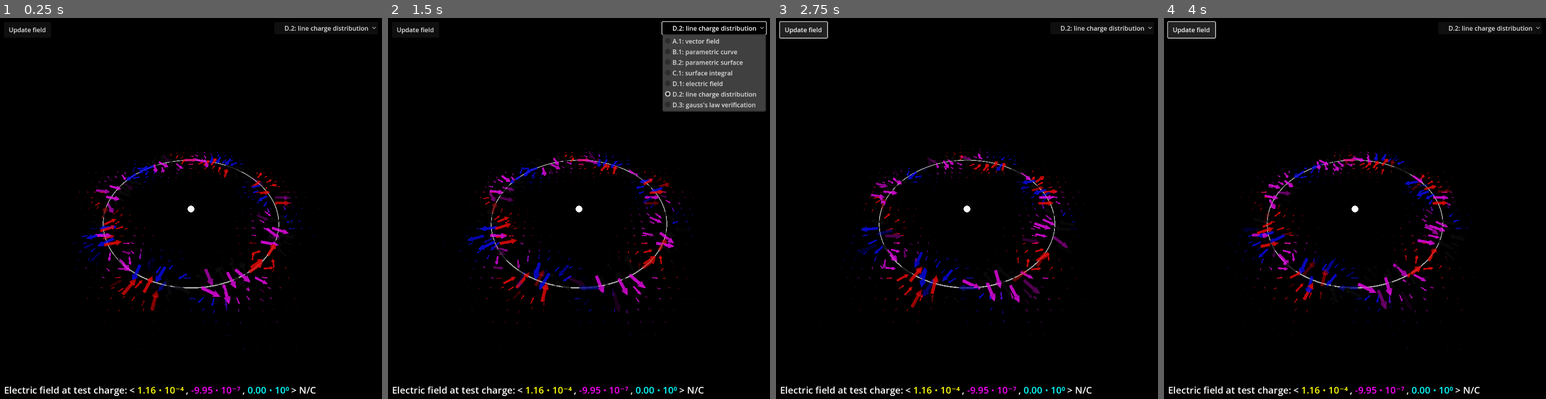
Above: before the commit, frames 1-4 (left to right).
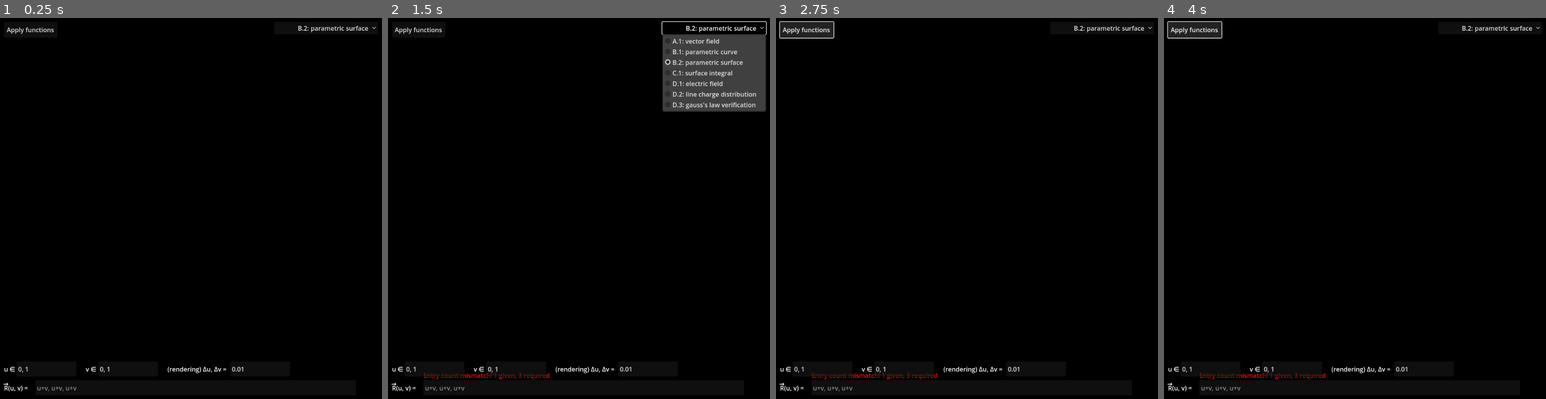
Above: after the commit, the same moments.

Repository: slotling/electromagnetism
Game: Godot game, scene res://Worlds/BaseWorlds/3d_world.tscn
The game is run twice, just before and just after one commit, with the same random seed, the same clock (stepped at 60 frames per second) and the same inputs.
Inputs:
- Up to frame 1 (0.25 s): no input
- Up to frame 2 (1.5 s): click "Update field" (after the commit: "Apply functions") at 0.5 s; click "D.2: line charge distribution" (after the commit: "B.2: parametric surface") at 1.25 s
- Up to frame 3 (2.75 s): click "Update field" (after the commit: "Apply functions") at 2 s
- Up to frame 4 (4 s): click "D.2: line charge distribution" (after the commit: "B.2: parametric surface") at 2.75 s; click "Update field" (after the commit: "Apply functions") at 3.5 s

The runs differ from the first frame. In frame 1, 3.5% of the frame differs, in the area x 0-97%, y 2-100%; in frame 2, 3.7%; in frame 3, 3.8%; in frame 4, 3.8%, in the area x 0-97%, y 0-100%.

Commit message:
parametric surfaces input

Diff:
--- a/Resources/Functions/function_controller.gd
+++ b/Resources/Functions/function_controller.gd
@@ -12,6 +12,24 @@
 var wend = 1.0
 var render_diff = 0.01
 var calculation_diff = 0.01
+
+# RANGES
+func get_ustart():
+	return ustart
+func get_uend():
+	return uend
+func get_vstart():
+	return vstart
+func get_vend():
+	return vend
+func get_wstart():
+	return wstart
+func get_wend():
+	return wend
+func get_render_diff():
+	return render_diff
+func get_calculation_diff():
+	return calculation_diff
 
 var invert_face_rendering = false
 
--- a/Resources/Functions/overrides/SPECIAL_function_input_override.gd
+++ b/Resources/Functions/overrides/SPECIAL_function_input_override.gd
@@ -1,6 +1,7 @@
 extends FunctionController
 
 var FUNCTION_PROVIDERS: Array[FunctionInput]
+var PARAMETER_PROVIDERS: Array[ParametricRangeInput] # usually only 1 element
 
 func call_provider(variables: Array[float], function_id):
 	for provider in FUNCTION_PROVIDERS:
@@ -23,3 +24,20 @@
 
 func P(u, v=0, w=0) -> float:
 	return call_provider([u, v, w], 4)
+
+func get_ustart():
+	return PARAMETER_PROVIDERS[0].simple_evaluate("ustart") if PARAMETER_PROVIDERS.size() > 0 else ustart
+func get_uend():
+	return PARAMETER_PROVIDERS[0].simple_evaluate("uend") if PARAMETER_PROVIDERS.size() > 0 else uend
+func get_vstart():
+	return PARAMETER_PROVIDERS[0].simple_evaluate("vstart") if PARAMETER_PROVIDERS.size() > 0 else vstart
+func get_vend():
+	return PARAMETER_PROVIDERS[0].simple_evaluate("vend") if PARAMETER_PROVIDERS.size() > 0 else vend
+func get_wstart():
+	return PARAMETER_PROVIDERS[0].simple_evaluate("wstart") if PARAMETER_PROVIDERS.size() > 0 else wstart
+func get_wend():
+	return PARAMETER_PROVIDERS[0].simple_evaluate("wend") if PARAMETER_PROVIDERS.size() > 0 else wend
+func get_render_diff():
+	return PARAMETER_PROVIDERS[0].simple_evaluate("render_diff") if PARAMETER_PROVIDERS.size() > 0 else render_diff
+func get_calculation_diff():
+	return PARAMETER_PROVIDERS[0].simple_evaluate("calculation_diff") if PARAMETER_PROVIDERS.size() > 0 else calculation_diff
--- a/Scenes/calculation_controllers/integration/SurfaceIntegralCalculationController.gd
+++ b/Scenes/calculation_controllers/integration/SurfaceIntegralCalculationController.gd
@@ -46,10 +46,10 @@
 	return value.dot(diffCross)
 
 func calculate_full_integral(use_analytical_R_partials=true):
-	var uscale = SurfaceScriptInstance.calculation_diff
-	var vscale = SurfaceScriptInstance.calculation_diff
-	var uintercept = SurfaceScriptInstance.ustart + SurfaceScriptInstance.calculation_diff/2 # locate at center of patch
-	var vintercept = SurfaceScriptInstance.vstart + SurfaceScriptInstance.calculation_diff/2 # locate at center of patch
+	var uscale = SurfaceScriptInstance.get_calculation_diff()
+	var vscale = SurfaceScriptInstance.get_calculation_diff()
+	var uintercept = SurfaceScriptInstance.get_ustart() + SurfaceScriptInstance.get_calculation_diff()/2 # locate at center of patch
+	var vintercept = SurfaceScriptInstance.get_vstart() + SurfaceScriptInstance.get_calculation_diff()/2 # locate at center of patch
 
 	var sum = 0
 	var u = uintercept
@@ -59,10 +59,10 @@
 
 	# FIRST PASS: unmodified numerical quadrature
 	var areas = 0
-	while u < SurfaceScriptInstance.uend:
+	while u < SurfaceScriptInstance.get_uend():
 		var v = vintercept
 		var u2 = u + uscale
-		while v < SurfaceScriptInstance.vend:
+		while v < SurfaceScriptInstance.get_vend():
 			var v2 = v + vscale
 			var integrand = calculate_integrand(u, v, u2, v2) if not use_analytical_R_partials else calculate_integrand_using_analytical_R_partials(u, v, uscale, vscale)
 
--- a/Scenes/canvas_layers/information_inputs/function_input.gd
+++ b/Scenes/canvas_layers/information_inputs/function_input.gd
@@ -9,7 +9,7 @@
 ## Refer to Resources/Functions/overrides/SPECIAL_function_input_override.gd
 @export_range(0, 4) var overriding_function_id:int = 0
 
-const OPERATION_SYMBOLS = ["+", "-", "*", "/", ",", "#"]
+const OPERATION_SYMBOLS = ["+", "-", "*", "/", ",", "#"] # '#' is a dummy symbol
 
 var FunctionScriptInstances
 
@@ -92,7 +92,7 @@
 	pass
 	#$Control/Button.disabled = error != ""
 
-func _on_button_pressed() -> bool:
+func set_inputs() -> bool:
 	text = $Control/LineEdit.text
 	var processed_string: String = text.replace(" ", "").replace("^", "**")
 	string_expressions = processed_string.split(",")
@@ -105,12 +105,14 @@
 		error = "Entry count mismatch! " + str(string_expressions.size()) + " given, " + str(entries) + " required"
 
 	if error == "":
-		var variables_test = []
-		variables_test.resize(variable_names.size())
-		variables_test.fill(67.67)
-		var evaluation = evaluate(variables_test, false)
-		if typeof(evaluation) == TYPE_DICTIONARY and "error" in evaluation:
-			error = evaluation["error"]
+		for testCase in [0, 1, 10]:
+			var variables_test = []
+			variables_test.resize(variable_names.size())
+			variables_test.fill(testCase)
+			var evaluation = evaluate(variables_test, true)
+			#print(evaluation)
+			if typeof(evaluation) == TYPE_DICTIONARY and "error" in evaluation:
+				error = evaluation["error"]
 
 	$Control/Label3.text = '[color="#ff1212"]' + error
 	return error == ""
--- a/Scenes/canvas_layers/information_inputs/function_input.tscn
+++ b/Scenes/canvas_layers/information_inputs/function_input.tscn
@@ -39,15 +39,6 @@
 offset_bottom = -4.0
 text = "→"
 
-[node name="Button" type="Button" parent="Control"]
-visible = false
-layout_mode = 0
-offset_left = 928.0
-offset_top = -24.0
-offset_right = 976.0
-offset_bottom = 16.0
-text = "Set!"
-
 [node name="Label3" type="RichTextLabel" parent="Control"]
 layout_mode = 0
 offset_left = 104.0
@@ -55,5 +46,3 @@
 offset_right = 912.0
 offset_bottom = -25.0
 bbcode_enabled = true
-
-[connection signal="pressed" from="Control/Button" to="." method="_on_button_pressed"]
--- a/Scenes/canvas_layers/information_inputs/function_input_updater.gd
+++ b/Scenes/canvas_layers/information_inputs/function_input_updater.gd
@@ -7,7 +7,7 @@
 	var error_inputs = false
 	for i in node_paths_of_function_inputs:
 		#print(get_node(i)._on_button_pressed())
-		error_inputs = error_inputs or not get_node(i)._on_button_pressed()
+		error_inputs = error_inputs or not get_node(i).set_inputs()
 	if error_inputs:
 		return
 	for i in node_paths_with_script_instance:
--- /dev/null
+++ b/Scenes/canvas_layers/information_inputs/parameter_subinput.gd
@@ -0,0 +1,14 @@
+extends Control
+class_name ParameterSubinput
+
+@export var is_an_interval = false
+@export var is_disabled = false
+
+# Called when the node enters the scene tree for the first time.
+func _ready() -> void:
+	pass # Replace with function body.
+
+
+# Called every frame. 'delta' is the elapsed time since the previous frame.
+func _process(delta: float) -> void:
+	pass
--- /dev/null
+++ b/Scenes/canvas_layers/information_inputs/parameter_subinput.tscn
@@ -0,0 +1,34 @@
+[gd_scene load_steps=2 format=3 uid="uid://da8ohuasllykb"]
+
+[ext_resource type="Script" uid="uid://7fv62ntauf12" path="res://Scenes/canvas_layers/information_inputs/parameter_subinput.gd" id="1_3mxw6"]
+
+[node name="ParameterSubinput" type="Control"]
+layout_mode = 3
+anchors_preset = 0
+offset_right = 40.0
+offset_bottom = 40.0
+script = ExtResource("1_3mxw6")
+
+[node name="LineEdit" type="LineEdit" parent="."]
+layout_mode = 0
+offset_left = 56.0
+offset_top = -16.0
+offset_right = 208.0
+offset_bottom = 24.0
+placeholder_text = "[start, end]"
+
+[node name="SubjectLabel" type="Label" parent="."]
+layout_mode = 0
+offset_left = 24.0
+offset_top = -8.0
+offset_right = 103.0
+offset_bottom = 16.0
+text = "u ∈"
+
+[node name="Label3" type="RichTextLabel" parent="."]
+layout_mode = 0
+offset_left = 56.0
+offset_top = -48.0
+offset_right = 864.0
+offset_bottom = -25.0
+bbcode_enabled = true
--- /dev/null
+++ b/Scenes/canvas_layers/information_inputs/parametric_range_input.gd
@@ -0,0 +1,88 @@
+extends CanvasLayer
+class_name ParametricRangeInput
+
+@export var node_path_with_script_instance: NodePath
+@export var function_script_instance_to_input = 0
+
+var FunctionScriptInstances
+
+var string_expressions: PackedStringArray = []
+var string_expressions_identifier = ["ustart", "uend", "vstart", "vend", "render_diff", "calculation_diff", "wstart", "wend"]
+
+func simple_evaluate(parameter_requested, debug=false) -> Variant:
+	var string_expression_index = string_expressions_identifier.find(parameter_requested)
+
+	var expression = Expression.new()
+	var string = string_expressions[string_expression_index]
+	var finalstring = string
+	var parse_error = expression.parse(finalstring)
+
+	if parse_error != Error.OK:
+		return {"error": error_string(parse_error)}
+
+	var result = expression.execute()
+
+	if result == null:
+		return {"error": "Unable to parse '" + string + "'"}
+
+	return result
+
+# Called when the node enters the scene tree for the first time.
+func _ready() -> void:
+	await get_tree().process_frame
+	await get_tree().process_frame
+	FunctionScriptInstances = get_node(node_path_with_script_instance).FunctionScriptInstances
+	print(FunctionScriptInstances[function_script_instance_to_input])
+	FunctionScriptInstances[function_script_instance_to_input].PARAMETER_PROVIDERS.append(self)
+
+var error = ""
+var text = ""
+
+# Called every frame. 'delta' is the elapsed time since the previous frame.
+func _process(delta: float) -> void:
+	pass
+	#$Control/Button.disabled = error != ""
+
+func set_inputs() -> bool:
+	var errored = false
+	string_expressions = []
+
+	var current_string_expression_index = 0
+	for i in $Control.get_child_count():
+		var control_child: ParameterSubinput = $Control.get_child(i)
+		var entries = 2 if control_child.is_an_interval else 1
+		if control_child.is_disabled:
+			current_string_expression_index += entries
+			continue
+
+		var processed_string: String
+		var current_string_expressions: PackedStringArray
+		if control_child.is_an_interval:
+			text = control_child.get_node("LineEdit").text
+			processed_string = text.replace(" ", "").replace("^", "**").lstrip("[").rstrip("]")
+			current_string_expressions = processed_string.split(",")
+		else:
+			text = control_child.get_node("LineEdit").text
+			processed_string = text.replace(" ", "").replace("^", "**")
+			current_string_expressions = [processed_string]
+
+		error = ""
+		for string in current_string_expressions:
+			if string == "":
+				error = "Empty entry!"
+		if entries != current_string_expressions.size():
+			error = "Entry count mismatch! " + str(current_string_expressions.size()) + " given, " + str(entries) + " required"
+
+		string_expressions = string_expressions + current_string_expressions
+
+		if error == "":
+			for j in current_string_expressions.size():
+				var evaluation = simple_evaluate(string_expressions_identifier[current_string_expression_index], true)
+				if typeof(evaluation) == TYPE_DICTIONARY and "error" in evaluation:
+					error = evaluation["error"]
+				current_string_expression_index += 1
+
+		control_child.get_node("Label3").text = '[color="#ff1212"]' + error
+
+		errored = error == "" or errored
+	return errored
--- /dev/null
+++ b/Scenes/canvas_layers/information_inputs/parametric_range_input.tscn
@@ -0,0 +1,54 @@
+[gd_scene load_steps=3 format=3 uid="uid://db6wg5dix75br"]
+
+[ext_resource type="Script" uid="uid://b5myngefm10sm" path="res://Scenes/canvas_layers/information_inputs/parametric_range_input.gd" id="1_x8w7d"]
+[ext_resource type="PackedScene" uid="uid://da8ohuasllykb" path="res://Scenes/canvas_layers/information_inputs/parameter_subinput.tscn" id="2_a083q"]
+
+[node name="ParametricRangeInput" type="CanvasLayer"]
+script = ExtResource("1_x8w7d")
+
+[node name="Control" type="Control" parent="."]
+layout_mode = 3
+anchors_preset = 2
+anchor_top = 1.0
+anchor_bottom = 1.0
+offset_top = -96.0
+offset_right = 40.0
+offset_bottom = -56.0
+grow_vertical = 0
+
+[node name="ParameterSubinput" parent="Control" instance=ExtResource("2_a083q")]
+layout_mode = 0
+is_an_interval = true
+
+[node name="LineEdit" parent="Control/ParameterSubinput" index="0"]
+text = "0, 1"
+
+[node name="ParameterSubinput2" parent="Control" instance=ExtResource("2_a083q")]
+layout_mode = 0
+offset_left = 208.0
+offset_right = 248.0
+is_an_interval = true
+
+[node name="LineEdit" parent="Control/ParameterSubinput2" index="0"]
+text = "0, 1"
+
+[node name="SubjectLabel" parent="Control/ParameterSubinput2" index="1"]
+text = "v ∈"
+
+[node name="ParameterSubinput3" parent="Control" instance=ExtResource("2_a083q")]
+layout_mode = 0
+offset_left = 416.0
+offset_right = 456.0
+
+[node name="LineEdit" parent="Control/ParameterSubinput3" index="0"]
+offset_left = 184.0
+offset_right = 336.0
+text = "0.01"
+placeholder_text = ""
+
+[node name="SubjectLabel" parent="Control/ParameterSubinput3" index="1"]
+text = "(rendering) Δu, Δv ="
+
+[editable path="Control/ParameterSubinput"]
+[editable path="Control/ParameterSubinput2"]
+[editable path="Control/ParameterSubinput3"]
--- a/Scenes/charge_distributions/gizmo.gd
+++ b/Scenes/charge_distributions/gizmo.gd
@@ -76,6 +76,11 @@
 		var y_axis_components = Vector2(cos(azi - PI/2), sin(azi - PI/2) * cos(pol)).normalized()
 		var z_axis_components = Vector2(0, 1).normalized()
 
+		var speed = 0.25
+		get_parent().global_position.x += mouse_movement.dot(x_axis_components) * (1 if pressed["x"] else 0) * speed
+		get_parent().global_position.z -= mouse_movement.dot(y_axis_components) * (1 if pressed["y"] else 0) * speed
+		get_parent().global_position.y -= mouse_movement.dot(z_axis_components) * (1 if pressed["z"] else 0) * speed
+
 		#if tick % 10 == 1 and any_pressed():
 			#print()
 			##print("relative pos: ", relpos.y, " ", relpos.x)
@@ -86,11 +91,6 @@
 			#print("MM:", debug_mouse_movement)
 			#print("MMXAC:", debug_mouse_movement.dot(x_axis_components))
 			#print("MMYAC:", debug_mouse_movement.dot(y_axis_components))
-
-		var speed = 0.25
-		get_parent().global_position.x += mouse_movement.dot(x_axis_components) * (1 if pressed["x"] else 0) * speed
-		get_parent().global_position.z -= mouse_movement.dot(y_axis_components) * (1 if pressed["y"] else 0) * speed
-		get_parent().global_position.y -= mouse_movement.dot(z_axis_components) * (1 if pressed["z"] else 0) * speed
 
 		mouse_movement = Vector2.ZERO
 
--- a/Scenes/charge_distributions/path_charge.gd
+++ b/Scenes/charge_distributions/path_charge.gd
@@ -25,8 +25,8 @@
 
 	var field = Vector3.ZERO
 
-	var uscale = ParametricCurveScriptInstance.calculation_diff
-	var uintercept = ParametricCurveScriptInstance.ustart # locate at center of patch
+	var uscale = ParametricCurveScriptInstance.get_calculation_diff()
+	var uintercept = ParametricCurveScriptInstance.get_ustart() # locate at center of patch
 
 	var sum = 0
 	var u = uintercept
@@ -34,7 +34,7 @@
 	var curPoint = 0
 	var curPos = Vector3.ZERO
 	var prevPos = Vector3.ZERO
-	while u < ParametricCurveScriptInstance.uend:
+	while u < ParametricCurveScriptInstance.get_uend():
 		curPos = ParametricCurveScriptInstance.R(u)
 		if curPoint != 0:
 
--- a/Scenes/parametric/path.gd
+++ b/Scenes/parametric/path.gd
@@ -3,9 +3,9 @@
 @export var ParametricCurveScript: Script
 
 @onready var ParametricCurveScriptInstance = ParametricCurveScript.new()
-@onready var ustart = ParametricCurveScriptInstance.ustart
-@onready var uend = ParametricCurveScriptInstance.uend
-@onready var diff = ParametricCurveScriptInstance.render_diff
+var ustart
+var uend
+var diff
 
 # Alias variable name for FunctionInput nodes and consistency
 @onready var FunctionScriptInstances = [ParametricCurveScriptInstance]
@@ -15,6 +15,10 @@
 var raw_points = []
 
 func generate_points():
+	ustart = ParametricCurveScriptInstance.get_ustart()
+	uend = ParametricCurveScriptInstance.get_uend()
+	diff = ParametricCurveScriptInstance.get_render_diff()
+
 	raw_points = []
 	$Path3D.curve.clear_points()
 
--- a/Scenes/parametric/surface.gd
+++ b/Scenes/parametric/surface.gd
@@ -13,11 +13,11 @@
 func R(u, v):
 	return ParametricSurfaceScriptInstance.R(u, v)
 
-@onready var ustart = ParametricSurfaceScriptInstance.ustart
-@onready var uend = ParametricSurfaceScriptInstance.uend
-@onready var vstart = ParametricSurfaceScriptInstance.vstart
-@onready var vend = ParametricSurfaceScriptInstance.vend
-@onready var diff = ParametricSurfaceScriptInstance.render_diff
+var ustart
+var uend
+var vstart
+var vend
+var diff
 
 var ireps = 0
 var jreps = 0
@@ -44,6 +44,12 @@
 	return (G.reorient_to_game(R(u2, v) - currentR)).cross(G.reorient_to_game(R(u, v2) - currentR))
 
 func generate_surface():
+	ustart = ParametricSurfaceScriptInstance.get_ustart()
+	uend = ParametricSurfaceScriptInstance.get_uend()
+	vstart = ParametricSurfaceScriptInstance.get_vstart()
+	vend = ParametricSurfaceScriptInstance.get_vend()
+	diff = ParametricSurfaceScriptInstance.get_render_diff()
+
 	var surface_array = []
 	surface_array.resize(Mesh.ARRAY_MAX)
 
@@ -92,7 +98,6 @@
 			raw_crosses.push_back(cross)
 			verts.push_back(vert)
 			uvs.push_back(uv)
-			#print(vert, normal)
 			normals.push_back(normal)
 
 			var icount = jreps
@@ -123,8 +128,8 @@
 		u = u2
 
 	surface_array[Mesh.ARRAY_VERTEX] = verts
+	surface_array[Mesh.ARRAY_NORMAL] = normals
 	surface_array[Mesh.ARRAY_TEX_UV] = uvs
-	surface_array[Mesh.ARRAY_NORMAL] = normals
 	surface_array[Mesh.ARRAY_INDEX] = indices
 
 	$MeshInstance3D.mesh.clear_surfaces()
@@ -133,6 +138,8 @@
 # Called when the node enters the scene tree for the first time.
 func _ready() -> void:
 	generate_surface()
+	generate_surface()
+	generate_surface()
 
 # Called every frame. 'delta' is the elapsed time since the previous frame.
 func _process(delta: float) -> void:
--- a/Worlds/1_vector_fields/1_1_fields.gd
+++ b/Worlds/1_vector_fields/1_1_fields.gd
@@ -26,7 +26,7 @@
 func function_updater():
 	create_drawing_list(true)
 	draw_vectors(0, true)
-	print(calculated_settings["magmax"])
+	#print(calculated_settings["magmax"])
 
 func F(x, y=0, z=0, id=null) -> Vector3:
 	return FieldScriptInstance.F(x, y, z, id)
--- a/Worlds/3_parametric_equations/3_4_custom_parametric_surface.tscn
+++ b/Worlds/3_parametric_equations/3_4_custom_parametric_surface.tscn
@@ -1,17 +1,25 @@
-[gd_scene load_steps=4 format=3 uid="uid://dedwwlk2f7y7c"]
+[gd_scene load_steps=6 format=3 uid="uid://dedwwlk2f7y7c"]
 
 [ext_resource type="PackedScene" uid="uid://blbxu4etlngqs" path="res://Worlds/3_parametric_equations/3_2_surface.tscn" id="1_xyaru"]
+[ext_resource type="Script" uid="uid://cw3o83iuiqjpx" path="res://Resources/Functions/overrides/SPECIAL_function_input_override.gd" id="2_iw02t"]
 [ext_resource type="PackedScene" uid="uid://cno5vr8ekj43" path="res://Scenes/canvas_layers/information_inputs/function_input.tscn" id="2_ljkxe"]
 [ext_resource type="PackedScene" uid="uid://qh7fqtqwc87r" path="res://Scenes/canvas_layers/information_inputs/function_input_updater.tscn" id="3_iw02t"]
+[ext_resource type="PackedScene" uid="uid://db6wg5dix75br" path="res://Scenes/canvas_layers/information_inputs/parametric_range_input.tscn" id="5_xp5c7"]
 
 [node name="3_4_custom_parametric_surface" instance=ExtResource("1_xyaru")]
 
+[node name="surface" parent="." index="0"]
+ParametricSurfaceScript = ExtResource("2_iw02t")
+
 [node name="FunctionInput" parent="." index="1" instance=ExtResource("2_ljkxe")]
-node_path_with_script_instance = NodePath("../Path")
+node_path_with_script_instance = NodePath("../surface")
 variable_names = Array[String](["u", "v"])
 function_name = "R"
 overriding_function_id = 1
 
-[node name="FunctionInputUpdater" parent="." index="2" instance=ExtResource("3_iw02t")]
+[node name="ParametricRangeInput" parent="." index="2" instance=ExtResource("5_xp5c7")]
+node_path_with_script_instance = NodePath("../surface")
+
+[node name="FunctionInputUpdater" parent="." index="3" instance=ExtResource("3_iw02t")]
 node_paths_with_script_instance = Array[NodePath]([NodePath("../surface")])
-node_paths_of_function_inputs = Array[NodePath]([NodePath("../FunctionInput")])
+node_paths_of_function_inputs = Array[NodePath]([NodePath("../FunctionInput"), NodePath("../ParametricRangeInput")])
--- a/Worlds/BaseWorlds/3d_world.gd
+++ b/Worlds/BaseWorlds/3d_world.gd
@@ -12,7 +12,7 @@
 		"D.2: line charge distribution": load("res://Worlds/5_electric_charge/5_4_arbitrary_charge_distributions.tscn"),
 		"D.3: gauss's law verification": load("res://Worlds/6_gauss_law/6_1_verifying_gauss_law.tscn"),
 	}
-	var scene_index = scenes.keys().find("D.2: line charge distribution")
+	var scene_index = scenes.keys().find("B.2: parametric surface")
 	$SceneSwitcher.init(scenes, scene_index)
 
 
Not shown, added: Scenes/canvas_layers/information_inputs/parameter_subinput.gd.uid
Not shown, added: Scenes/canvas_layers/information_inputs/parametric_range_input.gd.uid
Not shown, added: Scenes/canvas_layers/information_inputs/parametric_range_input.tscn58823145392.tmp
